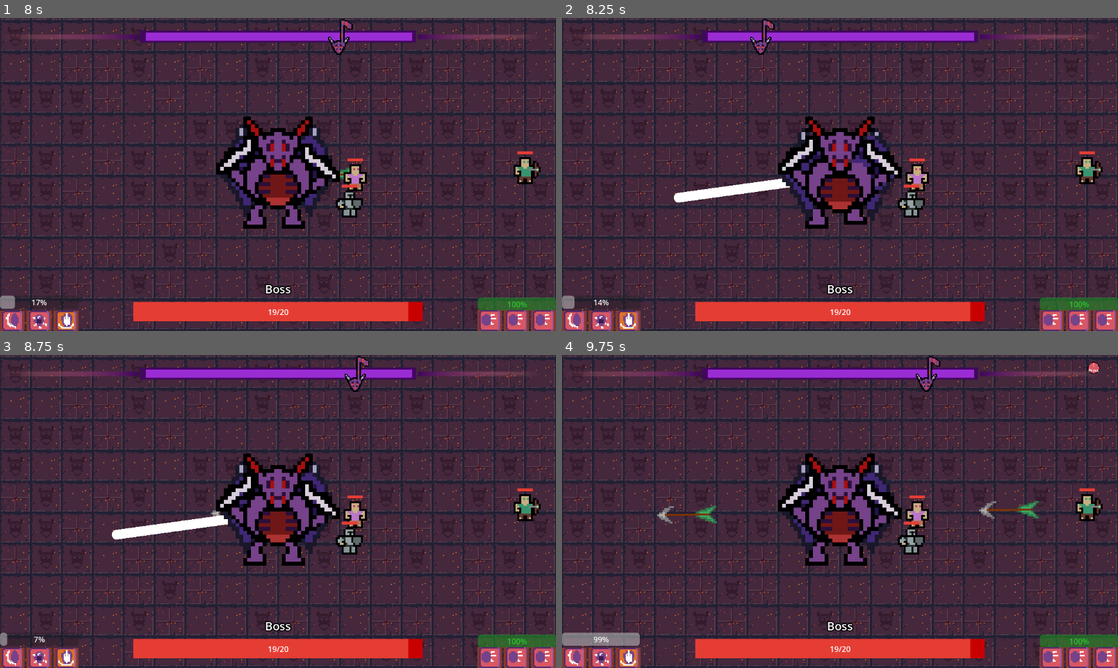
Above: before the commit, frames 1-4 (two rows, left to right).
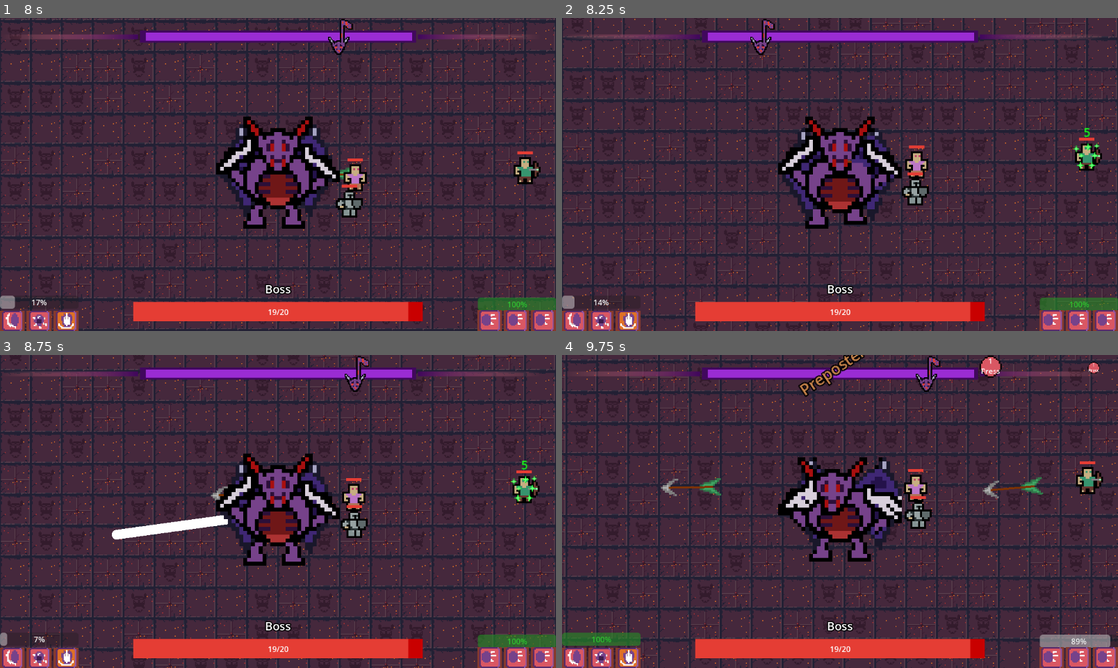
Above: after the commit, the same moments.

Repository: DevFTB/GMTK2023
Game: Godot game, scene res://main.tscn
Same seed, same stepped clock (60 frames per second), same inputs: the game is played once before the commit and once after it.
Inputs (mouse positions are in pixels of both pictures, inside the frame that each line leads up to):
- Up to frame 1 (8 s): tap Enter at 0.5 s; move the mouse to (400, 158) at 0.52 s; hold D (move_right) 0.53-1.25 s; hold Q (activate_combo_1) 0.53-1.25 s; click (400, 158) at 0.67 s; tap E (activate_combo_2) at 0.8, 2.3, 3.8 s; drag from (166, 190) to (250, 237) at 1.27 s; move the mouse to (333, 105) at 2.02 s; hold D (move_right) 2.03-2.75 s; hold Q (activate_combo_1) 2.03-2.75 s; drag from (250, 237) to (111, 127) at 2.77 s; move the mouse to (444, 221) at 3.52 s; press the mouse at (444, 221) at 3.53 s; hold A (move_left) 3.53-4.25 s; tap Space (debug_key) at 4.15 s; release the mouse at (444, 221) at 4.25 s; drag from (111, 127) to (383, 171) at 4.27 s; move the mouse to (305, 174) at 5.02 s; hold S (move_down) 5.03-5.75 s; hold E (activate_combo_2) 5.03-5.75 s; click (305, 174) at 5.17 s; drag from (194, 96) to (166, 190) at 5.77 s; move the mouse to (400, 158) at 6.52 s; hold W (move_up) 6.53-7.25 s; hold E (activate_combo_2) 6.53-7.25 s; drag from (166, 190) to (411, 171) at 7.27 s
- Up to frame 2 (8.25 s): move the mouse to (895, 105) at 8.02 s; hold S (move_down) from 8.03 s (still down); hold Q (activate_combo_1) from 8.03 s (still down)
- Up to frame 3 (8.75 s): keep holding S (move_down); keep holding Q (activate_combo_1); tap E (activate_combo_2) at 8.3 s
- Up to frame 4 (9.75 s): release S (move_down) at 8.75 s; release Q (activate_combo_1) at 8.75 s; drag from (812, 574) to (673, 464) at 8.77 s; move the mouse to (1006, 558) at 9.52 s; hold W (move_up) from 9.53 s (still down); hold Q (activate_combo_1) from 9.53 s (still down); click (1006, 558) at 9.67 s

Frame 1 is identical in both runs. In frame 2, 19% of the frame differs, in the area x 0-100%, y 0-100%; in frame 3, 19%; in frame 4, 32%.
Error in both runs: Invalid call. Nonexistent function 'angle' in base 'Nil'. (res://entities/boss/Boss.gd:52)

Commit message:
flash on hit

Diff:
--- a/entities/boss/Boss.gd
+++ b/entities/boss/Boss.gd
@@ -61,6 +61,8 @@
 func take_damage(damage: int):
 	health -= damage
 	boss_health_changed.emit(health, max_health, -damage)
+	$AnimatedSprite2D.material.set_shader_parameter("should_flash", true)
+	get_tree().create_timer(0.3).timeout.connect(func(): $AnimatedSprite2D.material.set_shader_parameter("should_flash", false))
 	if health <= 0:
 		die()
 	print("Boss took %s damage. Now at %s HP" % [damage, health])
@@ -145,6 +147,8 @@
 func get_combo_cooldown(index: int):
 	return combo_timers[index].time_left / combo_timers[index].wait_time
 
+func can_activate_combo(index: int):
+	return can_combo[index]
 
 func _on_combo_1_timer_timeout():
 	can_combo[0] = true
--- a/entities/boss/action/dash/boss_action_dash.tres
+++ b/entities/boss/action/dash/boss_action_dash.tres
@@ -26,5 +26,5 @@
 max_level = 3
 level = 1
 level_scaling = 2
-base_damage = 1
+base_damage = 5
 upgrade_scaling = 1.5
--- a/entities/boss/boss.tscn
+++ b/entities/boss/boss.tscn
@@ -1,9 +1,10 @@
-[gd_scene load_steps=12 format=3 uid="uid://c7q25yyup7fu8"]
+[gd_scene load_steps=14 format=3 uid="uid://c7q25yyup7fu8"]
 
 [ext_resource type="Script" path="res://entities/boss/Boss.gd" id="1_ag2a5"]
 [ext_resource type="SpriteFrames" uid="uid://75jl0scp8une" path="res://entities/boss/boss_sprite_frames.tres" id="1_mm22x"]
 [ext_resource type="Resource" uid="uid://ddhkk175dkckf" path="res://entities/boss/combo/combo_1.tres" id="2_vvgcd"]
 [ext_resource type="Resource" uid="uid://by12hxe7vrgxt" path="res://entities/boss/combo/combo_2.tres" id="3_3n8fb"]
+[ext_resource type="Shader" path="res://entities/players/hit_shader.gdshader" id="4_ac75r"]
 [ext_resource type="Script" path="res://scripts/StateMachine.gd" id="5_6cn3x"]
 [ext_resource type="Script" path="res://entities/boss/state/Moving.gd" id="6_s2ga5"]
 [ext_resource type="Script" path="res://entities/boss/Aiming.gd" id="7_bf5v3"]
@@ -14,6 +15,12 @@
 [sub_resource type="CapsuleShape2D" id="CapsuleShape2D_pc1ul"]
 radius = 55.0
 height = 110.0
+
+[sub_resource type="ShaderMaterial" id="ShaderMaterial_ry1ah"]
+shader = ExtResource("4_ac75r")
+shader_parameter/should_flash = false
+shader_parameter/flash_speed = 0.05
+shader_parameter/flash_color = Color(0.956863, 0.364706, 0.321569, 0.364706)
 
 [node name="Boss" type="CharacterBody2D" groups=["boss"]]
 z_index = 2
@@ -36,6 +43,7 @@
 
 [node name="AnimatedSprite2D" type="AnimatedSprite2D" parent="."]
 texture_filter = 1
+material = SubResource("ShaderMaterial_ry1ah")
 scale = Vector2(4, 4)
 sprite_frames = ExtResource("1_mm22x")
 animation = &"charge_hit"
--- a/entities/boss/state/Moving.gd
+++ b/entities/boss/state/Moving.gd
@@ -10,11 +10,13 @@
 
 		if event.is_action_pressed("activate_combo_1"):
 			#boss.activate_combo(0)
-			state_machine.transition_to("Aiming")
-			boss.selected_combo = 0
+			if boss.can_activate_combo(0):
+				state_machine.transition_to("Aiming")
+				boss.selected_combo = 0
 
 
 		if event.is_action_pressed("activate_combo_2"):
 			#boss.activate_combo(1)
-			state_machine.transition_to("Aiming")
-			boss.selected_combo = 1
+			if boss.can_activate_combo(1):
+				state_machine.transition_to("Aiming")
+				boss.selected_combo = 1
--- a/entities/players/Player.gd
+++ b/entities/players/Player.gd
@@ -30,10 +30,14 @@
 	pass
 
 func take_damage(damage: int, immediate_source = false):
+	print("taking")
 	health -= damage
 	$PlayerGUI.health_changed(health, -damage)
 	if health <= 0:
 		die(immediate_source)
+
+	$Sprite2D.material.set_shader_parameter("should_flash", true)
+	get_tree().create_timer(0.4).timeout.connect(func(): $Sprite2D.material.set_shader_parameter("should_flash", false))
 
 func heal(heal: int):
 	health = min(max_health, heal + health)
@@ -79,7 +83,7 @@
 	var time = knock_back * _time_per_pixel
 
 	# remove player mask
-	collision_mask = collision_mask & ~(1 << 3)
+	collision_mask = collision_mask & ~(1 << 3) & ~(1 << 1)
 
 	var scale_factor = 1.5 + _knockback_scale_factor * knock_back
 
@@ -88,15 +92,17 @@
 	tween.tween_property($Sprite2D, "scale", $Sprite2D.scale, 2*time / 3).set_delay( time/3)
 	tween.tween_callback(func():
 		_flying = false;
-		collision_mask = collision_mask | (1 << 3)
+		collision_mask = collision_mask | (1 << 3) | (1 << 1)
 		)
+
+	_wall_hit = false
 
 	if knock_back > 128:
 		speak(flying_messages[randi() % flying_messages.size()])
 	elif randi() % 4 == 0:
 		speak("WHOA!")
 	pass
-
+var _wall_hit =false
 func move(loc, delta):
 	if not stunned and not _flying and not dead:
 		var loc_diff = loc - global_position
@@ -109,7 +115,9 @@
 		if _flying:
 			var collision = move_and_collide(_velocity_override * delta)
 			if collision:
-				if collision.get_collider().is_in_group("environment"):
+				print(collision.get_collider())
+				if collision.get_collider().is_in_group("environment") and not _wall_hit:
+					_wall_hit = true
 					take_damage(wall_hit_damage, true)
 			_velocity_override -= _velocity_override * _deceleration_factor *delta
 
--- a/entities/players/Player.tscn
+++ b/entities/players/Player.tscn
@@ -1,7 +1,8 @@
-[gd_scene load_steps=12 format=3 uid="uid://jc15k6rexkl2"]
+[gd_scene load_steps=14 format=3 uid="uid://jc15k6rexkl2"]
 
 [ext_resource type="Script" path="res://entities/players/Player.gd" id="1_l1dva"]
 [ext_resource type="Texture2D" uid="uid://csxynyfjfd4jh" path="res://entities/players/fighter/fighter.png" id="2_2lh5h"]
+[ext_resource type="Shader" path="res://entities/players/hit_shader.gdshader" id="2_rhioj"]
 [ext_resource type="Texture2D" uid="uid://ikmxpy4gagtm" path="res://entities/players/condition_sprites/stun.png" id="4_3v406"]
 [ext_resource type="PackedScene" uid="uid://kbthggvh3r0n" path="res://entities/players/player_gui/player_gui.tscn" id="4_svkkc"]
 [ext_resource type="Texture2D" uid="uid://c7g506auv6mpi" path="res://entities/players/condition_sprites/slowed.png" id="5_hlcli"]
@@ -9,6 +10,13 @@
 
 [sub_resource type="CapsuleShape2D" id="CapsuleShape2D_lpubb"]
 height = 28.0
+
+[sub_resource type="ShaderMaterial" id="ShaderMaterial_jyd60"]
+resource_local_to_scene = true
+shader = ExtResource("2_rhioj")
+shader_parameter/should_flash = false
+shader_parameter/flash_speed = 0.05
+shader_parameter/flash_color = Color(1, 0.752941, 0.713726, 1)
 
 [sub_resource type="SpriteFrames" id="SpriteFrames_qf50w"]
 animations = [{
@@ -56,6 +64,7 @@
 shape = SubResource("CapsuleShape2D_lpubb")
 
 [node name="Sprite2D" type="Sprite2D" parent="."]
+material = SubResource("ShaderMaterial_jyd60")
 scale = Vector2(2, 2)
 texture = ExtResource("2_2lh5h")
 
--- a/entities/players/archer/archer.tscn
+++ b/entities/players/archer/archer.tscn
@@ -1,13 +1,22 @@
-[gd_scene load_steps=4 format=3 uid="uid://c8gsduht2b0tl"]
+[gd_scene load_steps=6 format=3 uid="uid://c8gsduht2b0tl"]
 
-[ext_resource type="PackedScene" uid="uid://jc15k6rexkl2" path="res://entities/players/player.tscn" id="1_4e156"]
+[ext_resource type="PackedScene" uid="uid://jc15k6rexkl2" path="res://entities/players/Player.tscn" id="1_4e156"]
 [ext_resource type="Texture2D" uid="uid://cjgfrmcfwelcy" path="res://entities/players/archer/ranger.png" id="2_qxn1c"]
+[ext_resource type="Shader" path="res://entities/players/hit_shader.gdshader" id="2_unghh"]
 [ext_resource type="PackedScene" uid="uid://dofl382smqwi8" path="res://entities/players/actions/ranged_attack/ranged_attack.tscn" id="3_veti1"]
+
+[sub_resource type="ShaderMaterial" id="ShaderMaterial_v2s3f"]
+resource_local_to_scene = true
+shader = ExtResource("2_unghh")
+shader_parameter/should_flash = false
+shader_parameter/flash_speed = 0.05
+shader_parameter/flash_color = Color(1, 0.752941, 0.713726, 1)
 
 [node name="Archer" instance=ExtResource("1_4e156")]
 player_class = "Archer"
 
 [node name="Sprite2D" parent="." index="1"]
+material = SubResource("ShaderMaterial_v2s3f")
 texture = ExtResource("2_qxn1c")
 
 [node name="RangedAttack" parent="Actions" index="0" instance=ExtResource("3_veti1")]
--- /dev/null
+++ b/entities/players/hit_shader.gdshader
@@ -0,0 +1,21 @@
+shader_type canvas_item;
+
+uniform bool should_flash = true;
+uniform float flash_speed = 0.2;
+uniform vec4 flash_color : source_color;
+
+void fragment() {
+	vec4 previous = texture(TEXTURE, UV);
+	vec4 flash = mix(previous, vec4(flash_color.rgb, previous.a), flash_color.a);
+	if (should_flash == true)
+	{
+		float y = sin(TIME * 1.0 / flash_speed);
+		if (y > 0.0) {
+			COLOR = flash;
+		} else{
+			COLOR = previous;
+		}
+	} else {
+		COLOR = previous;
+	}
+}
